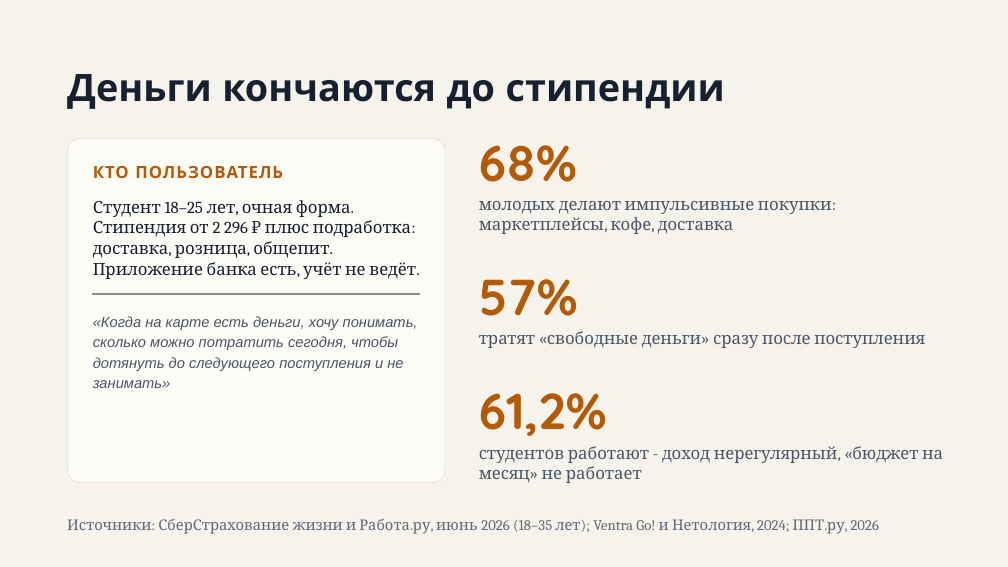
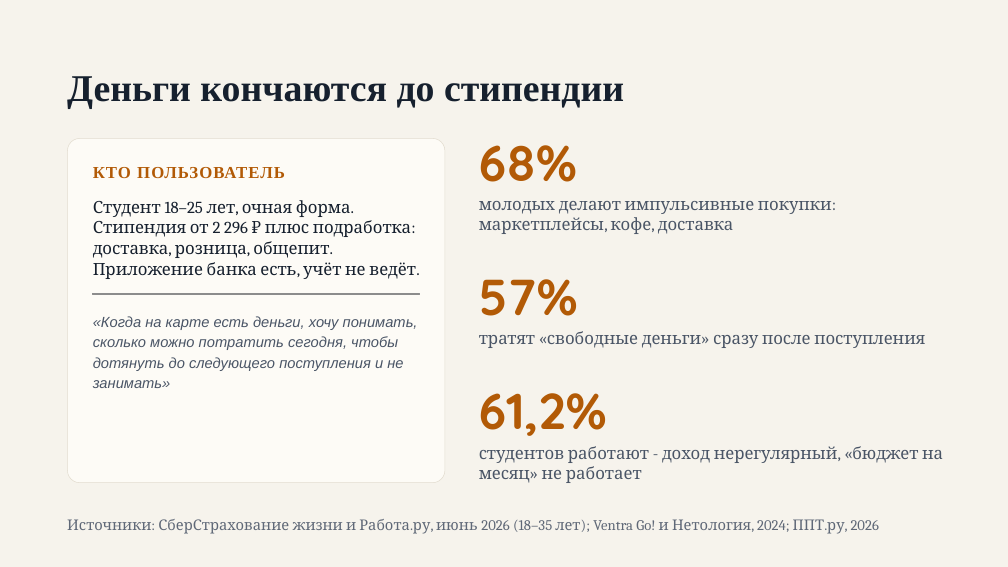
Before and after one commit to Tvorog108/Xakaton_27_09_27, a slide deck: slide 2 of Дневной лимит.pptx. Drawn at 1008x567 pixels with LibreOffice and Linux fonts; fonts in the diff are those of the drawing; grey boxes stand for pictures. Boxes give left, top, right and bottom in pixels: in the first picture for what was removed or moved away, otherwise in the second. Text is boxed around its words. In the diff, an @@ line names an element or a change of style, - is before the commit and + after.

```diff
--- a/Дневной лимит.pptx
+++ b/Дневной лимит.pptx
@@ text "Деньги кончаются до стипендии" at (67, 76, 624, 109): font Quicksand to Times New Roman @@
@@ text "КТО ПОЛЬЗОВАТЕЛЬ" at (93, 167, 285, 178): font Quicksand to Times New Roman @@
```
Also in this commit, not shown: 4 other slides changed.
